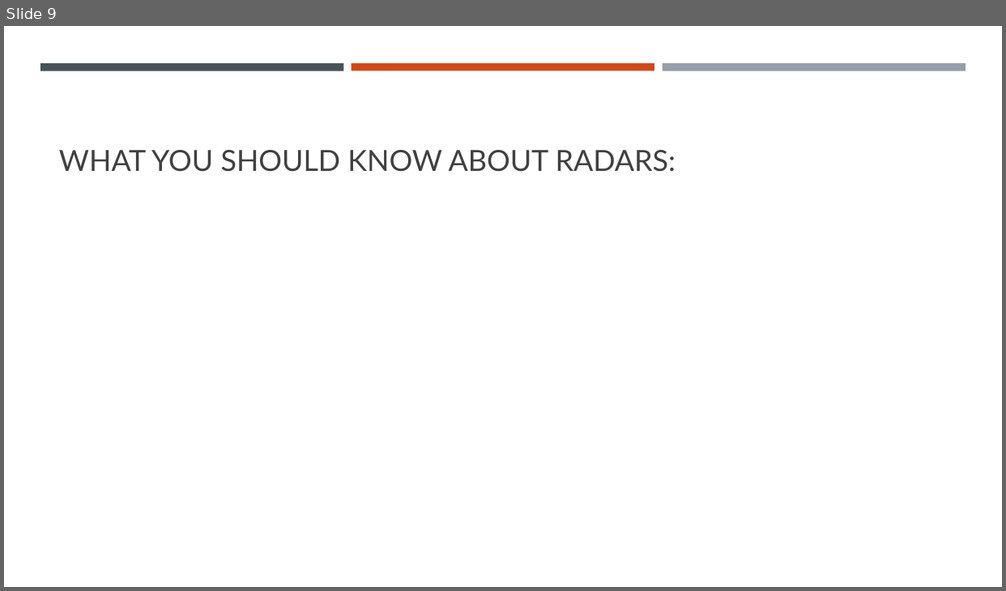
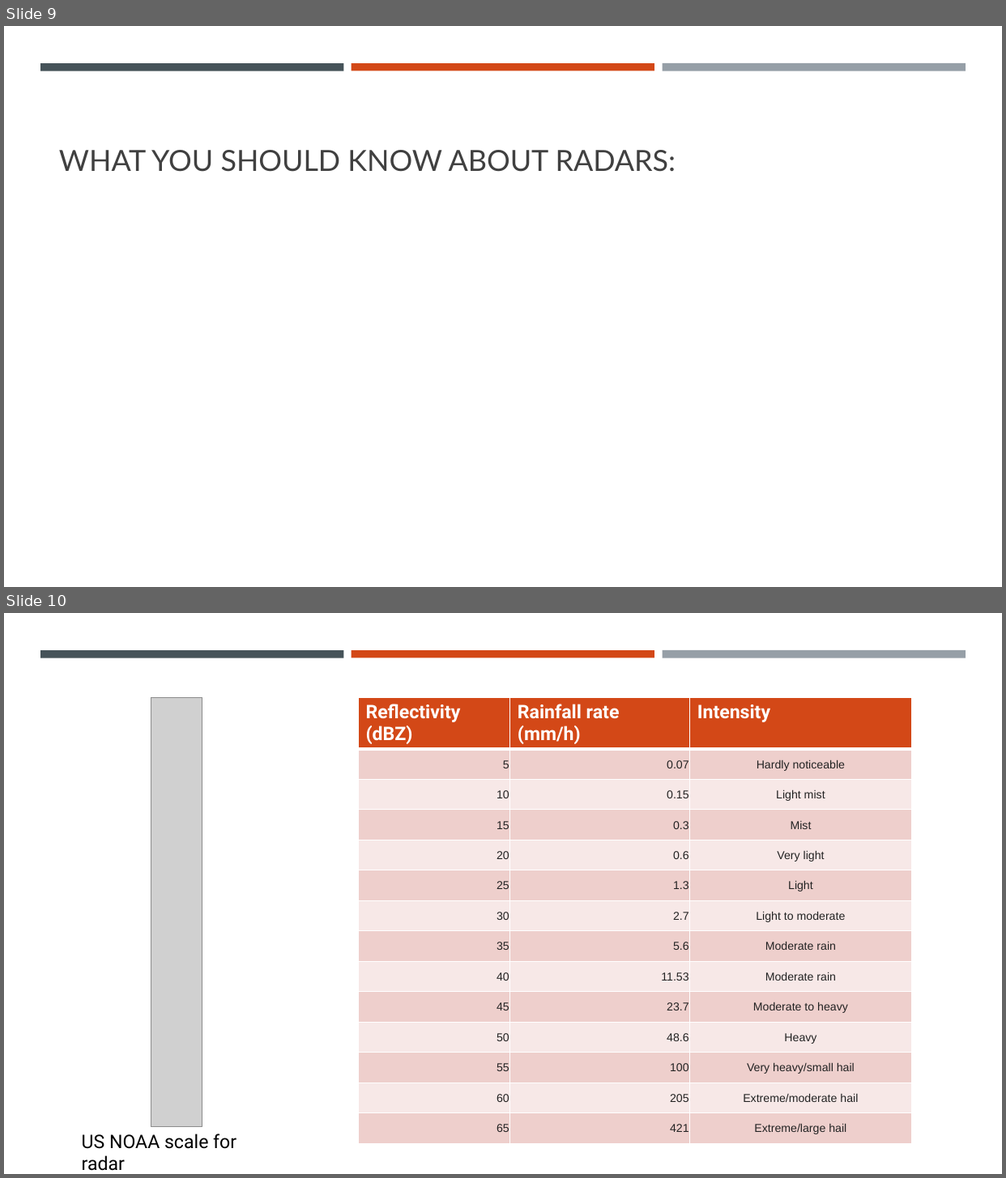
Before and after one commit to vlouf/AMOS_2020, a slide deck: 01 - Introduction/Part 1 - Radar general concepts.pptx. Shown one above the other, each under a label of ours: slide 9 before the commit, slides 9 and 10 after it. The pictures are 1006x591 and 1006x1178 pixels, drawn with LibreOffice and Linux fonts; fonts in the diff are those of the drawing; grey boxes stand for pictures. Boxes give left, top, right and bottom in pixels: in the first picture for what was removed or moved away, otherwise in the second. Text is boxed around its words. In the diff, an @@ line names an element or a change of style, - is before the commit and + after.

Commit message:
Update powerpoint

```diff
--- a/01 - Introduction/Part 1 - Radar general concepts.pptx
+++ b/01 - Introduction/Part 1 - Radar general concepts.pptx
@@ slide 10 added at [4, 613, 1002, 1174], background #FFFFFF; not listed: 3 template elements that a slide beside it also shows @@
@@ picture added at [151, 697, 202, 1127] @@
@@ table added at [358, 697, 911, 1138], 14 rows, 3 columns @@
+Reflectivity (dBZ) | Rainfall rate (mm/h) | Intensity
+5 | 0.07 | Hardly noticeable
+10 | 0.15 | Light mist
+15 | 0.3 | Mist
+20 | 0.6 | Very light
+25 | 1.3 | Light
+30 | 2.7 | Light to moderate
+35 | 5.6 | Moderate rain
+40 | 11.53 | Moderate rain
+45 | 23.7 | Moderate to heavy
+50 | 48.6 | Heavy
+55 | 100 | Very heavy/small hail
+60 | 205 | Extreme/moderate hail
+65 | 421 | Extreme/large hail
@@ text added at [82, 1134, 236, 1171], 18 pt, text #000000 @@
+US NOAA scale for radar
```
